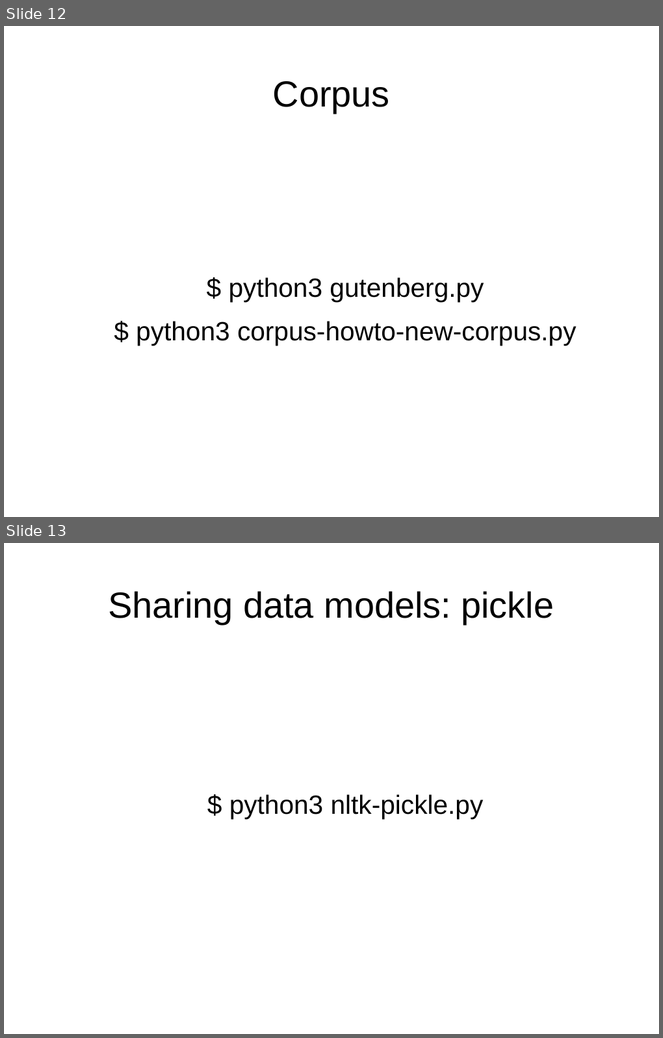
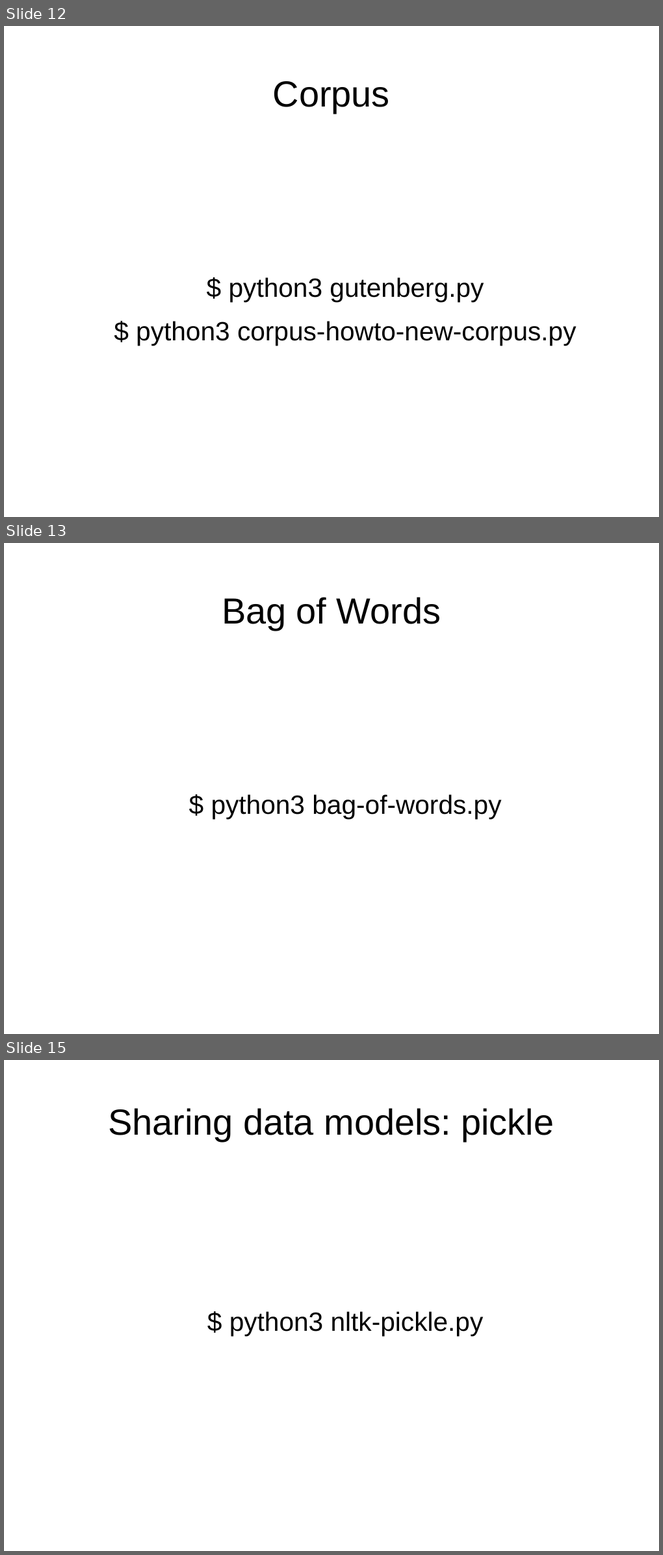
Before and after one commit to davidam/python-examples, a slide deck: presentations/nltk.odp. Shown one above the other, each under a label of ours: slides 12 and 13 before the commit, slides 12, 13 and 15 after it; the slides between them are not shown. The pictures are 663x1038 and 663x1555 pixels, drawn with LibreOffice and Linux fonts; fonts in the diff are those of the drawing. Boxes give left, top, right and bottom in pixels: in the first picture for what was removed or moved away, otherwise in the second. Text is boxed around its words. In the diff, an @@ line names an element or a change of style, - is before the commit and + after.

```diff
--- a/presentations/nltk.odp
+++ b/presentations/nltk.odp
@@ slide 13 added at [4, 543, 659, 1034], background #FFFFFF @@
@@ title added at [222, 597, 441, 630], 44 pt, text #000000 @@
+Bag of Words
@@ text added at [211, 795, 501, 819], 32 pt, text #000000 @@
+$ python3 bag-of-words.py
@@ what was slide 13 is now slide 15 @@
```
Also in this commit, not shown: 1 slide changed, 1 other slide added.
